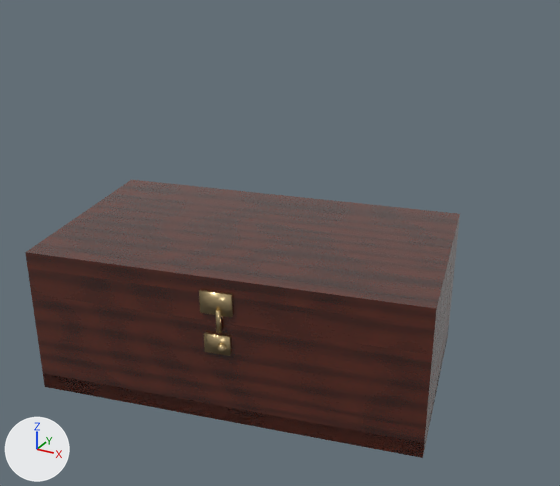
A saved change to the glTF model models/RibbonBox.glb.
Camera for both pictures: a camera (50 mm lens) standing at (-0.132, -0.57, 1.335) and looking at (-0.391, -0.099, 1.1). The lights are fixed; the arrows at lower left show +X, +Y and +Z. The older version comes first.

Names of what the first picture shows: 'RibbonBox_Base', 'RibbonBox_HaspPlate', 'RibbonBox_Lid' and 3 more.
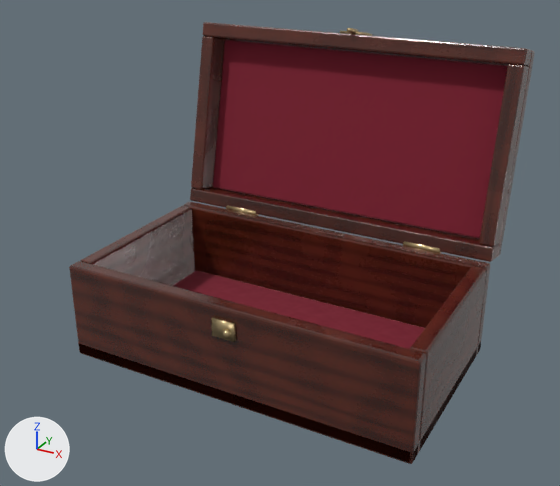
ob_ribbonbox is not drawn itself; it is the parent of ob_ribbonbox_base, ob_ribbonbox_lid.

Where the change shows, as pixel boxes (x1, y1, x2, y2) in the pictures (560 x 486 px):
```json
{"object": "RibbonBox_Lid", "change": "moved, turned", "before": [25, 180, 460, 355], "after": [190, 22, 535, 262]}
{"object": "RibbonBox_Base", "change": "moved, turned", "before": [31, 254, 456, 458], "after": [69, 202, 490, 464]}
{"object": "RibbonBox_HaspPlate", "change": "moved, turned", "before": [199, 289, 233, 317], "after": [340, 31, 372, 36]}
{"object": "RibbonBox_KeeperPlate", "change": "moved, turned", "before": [204, 332, 231, 356], "after": [211, 317, 236, 342]}
{"object": "RibbonBox_Hinge_R", "change": "moved, turned", "after": [403, 241, 441, 253], "on screen": "not visible before"}
{"object": "RibbonBox_Hasp", "change": "moved, turned", "before": [216, 310, 222, 333], "after": [347, 28, 359, 34]}
{"object": "RibbonBox_KeeperKnob", "change": "moved, turned", "before": [217, 343, 227, 352], "after": [222, 329, 231, 338]}
{"object": "RibbonBox_Hinge_L", "change": "moved, turned", "after": [226, 205, 258, 215], "on screen": "not visible before"}
```

Scene script edits in JSON lines:
```json
{"op": "set", "path": "ob_ribbonbox.rotation_euler", "old": "(0.0, 0.0, 0.209)", "new": "(0.0, 0.0, 0.0)", "note": "degrees (0, 0, 12) -> degrees (0, 0, 0)"}
{"op": "set", "path": "ob_ribbonbox.location", "old": "(-0.4, -0.12, 1.005)", "new": "(-0.39, -0.1, 1.005)"}
{"op": "set", "path": "ob_ribbonbox_lid.rotation_euler", "old": "(0.0, 0.0, 0.0)", "new": "(-1.78, 0.0, 0.0)", "note": "degrees (0, 0, 0) -> degrees (-102, 0, 0)"}
```
